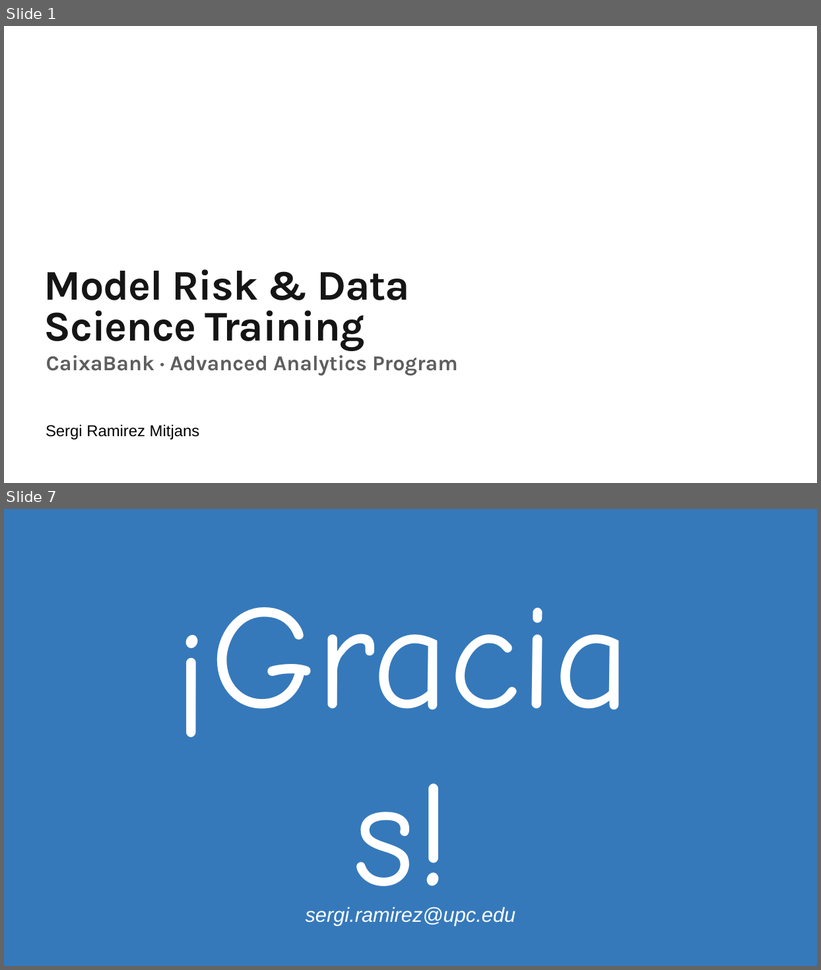
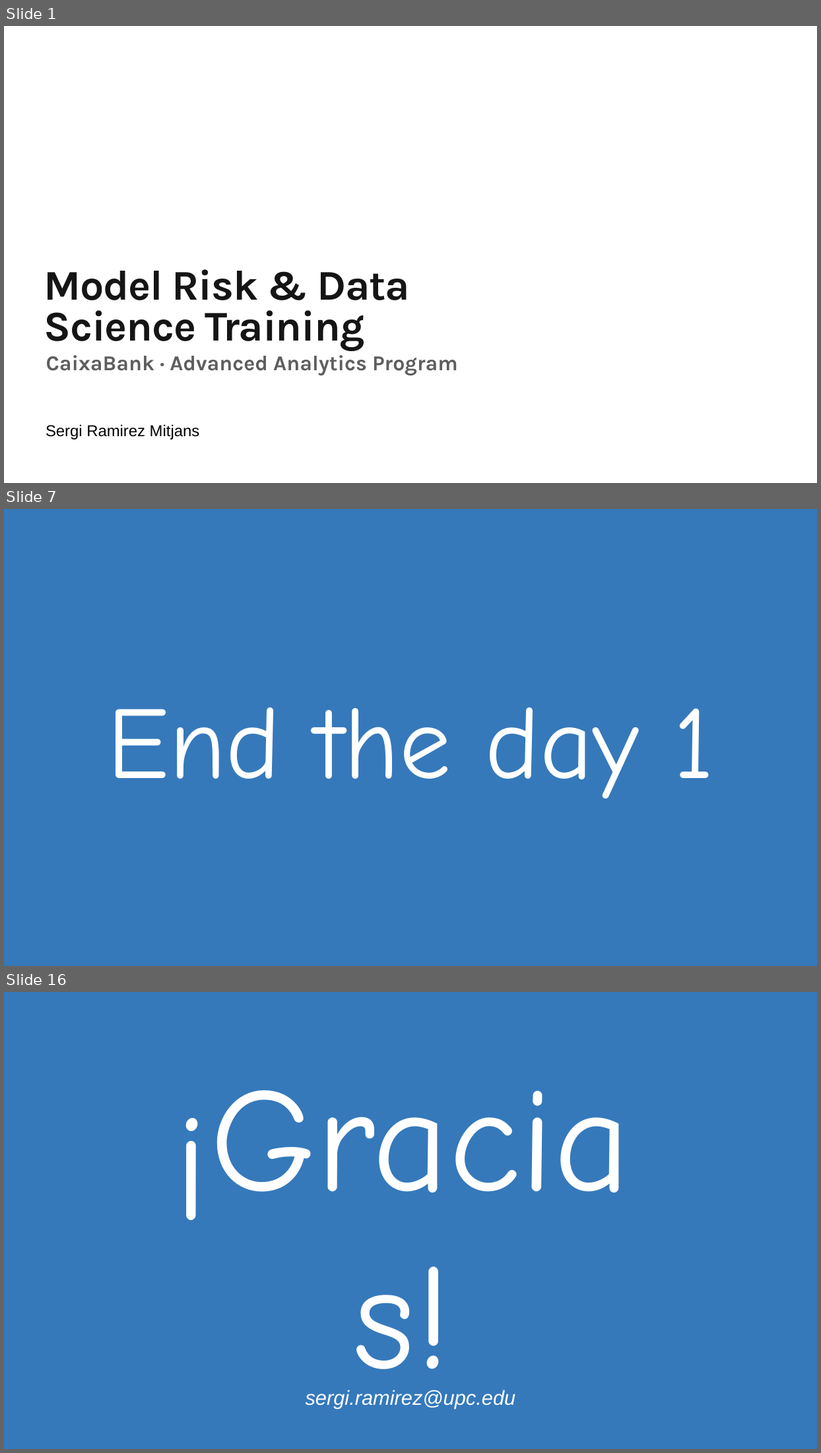
Before and after one commit to ramitjansIA/caixabank_formacion, a slide deck: 26Workshop.pptx. Shown one above the other, each under a label of ours: slides 1 and 7 before the commit, slides 1, 7 and 16 after it; the slides between them are not shown. The pictures are 821x970 and 821x1453 pixels, drawn with LibreOffice and Linux fonts; fonts in the diff are those of the drawing; background and template pictures are left out. Boxes give left, top, right and bottom in pixels: in the first picture for what was removed or moved away, otherwise in the second. Text is boxed around its words. In the diff, an @@ line names an element or a change of style, - is before the commit and + after.

```diff
--- a/26Workshop.pptx
+++ b/26Workshop.pptx
@@ slide 7 added at (x1=4, y1=509, x2=817, y2=966), background #3579BB @@
@@ text added at (x1=107, y1=707, x2=714, y2=799), 243 pt, text #FFFFFF @@
+End the day 1
@@ what was slide 7 is now slide 16 @@
```
Also in this commit, not shown: 1 slide changed, 13 other slides added, 4 slides removed.
